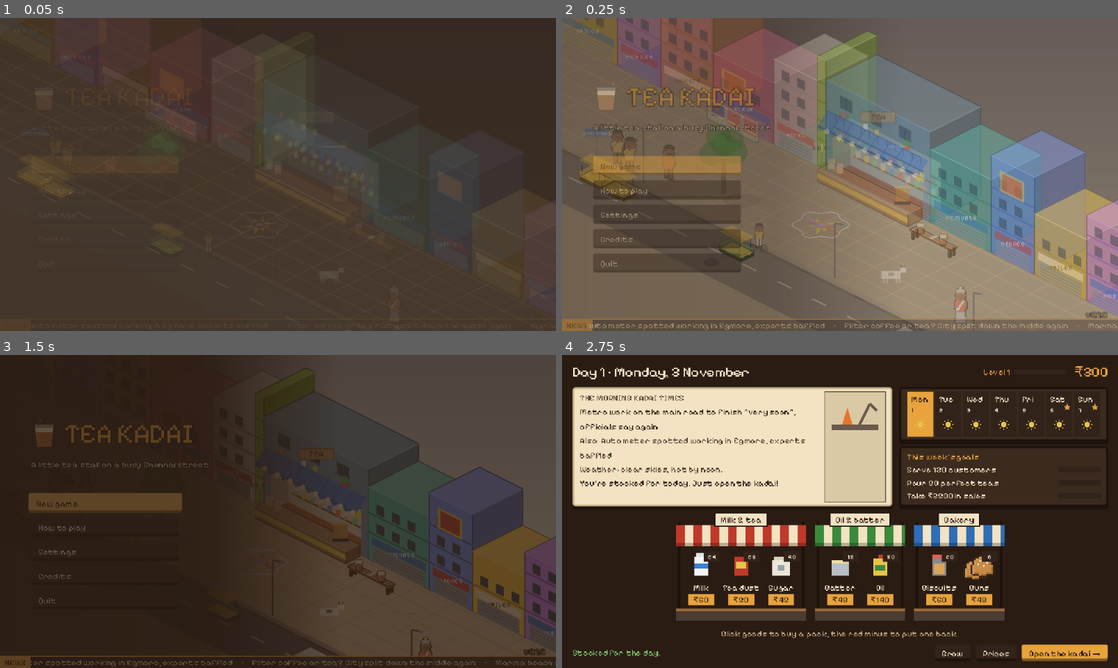
Above: before the commit, frames 1-4 (two rows, left to right).
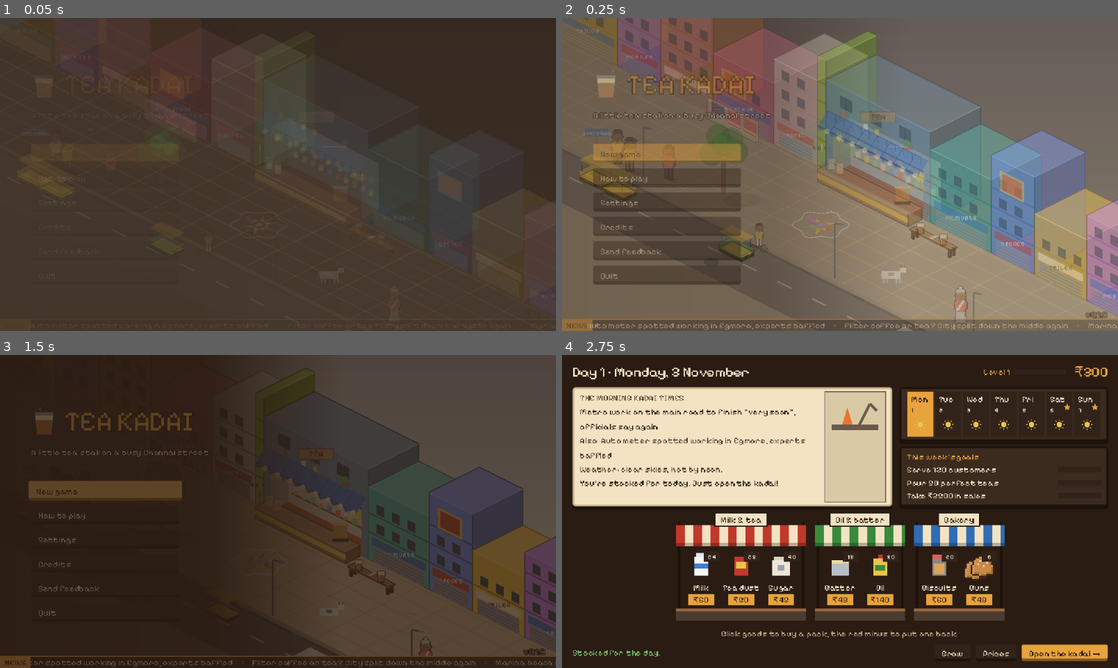
Above: after the commit, the same moments.

Repository: praveenjuge/tea-kadai
Game: Godot game, scene res://main.tscn
Same seed, same stepped clock (60 frames per second), same inputs: the game is played once before the commit and once after it.
Inputs (mouse positions are in pixels of both pictures, inside the frame that each line leads up to):
- Up to frame 1 (0.05 s): no input
- Up to frame 2 (0.25 s): no input
- Up to frame 3 (1.5 s): click (105, 586) at 0.5 s, where only the run after the commit has a clickable "Send feedback"; click "New game" at 1.25 s
- Up to frame 4 (2.75 s): click "Skip" at 2 s

The runs differ from the first frame. In frame 1, less than 0.1% of the frame differs, in the area x 6-10%, y 20-21%; in frame 2, 6.6%, in the area x 5-38%, y 18-86%; in frame 3, 3.8%; in frame 4, nothing differs.

Commit message:
Add a feedback button, itch.io uploads and a Mac App Store build

Diff:
--- a/scripts/ui/main.gd
+++ b/scripts/ui/main.gd
@@ -188,6 +188,9 @@
 			open_overlay(MenuOverlay.how_to_play())
 		"credits":
 			open_overlay(MenuOverlay.credits())
+		"feedback":
+			var saved := SaveGame.load_state()
+			MenuOverlay.send_feedback(saved.day if saved != null else 0)
 		"quit":
 			_quit()
 
--- a/scripts/ui/menu_overlay.gd
+++ b/scripts/ui/menu_overlay.gd
@@ -160,6 +160,15 @@
 	return overlay
 
 
+## Opens a new GitHub issue in the browser, filled in with the game version,
+## the platform and the day. Nothing personal goes in it.
+static func send_feedback(day: int) -> void:
+	var updater: Node = Engine.get_main_loop().root.get_node_or_null("/root/Updater")
+	var version: String = updater.running_version() if updater != null else str(ProjectSettings.get_setting("application/config/version"))
+	var body := "**What happened, or what would you like?**\n\n\n\n---\nTea Kadai v%s · %s · day %d" % [version, OS.get_name(), day]
+	OS.shell_open("https://github.com/praveenjuge/tea-kadai/issues/new?title=%s&body=%s" % ["Feedback".uri_encode(), body.uri_encode()])
+
+
 static func credits() -> MenuOverlay:
 	var overlay := MenuOverlay.new("Credits")
 	for line in [
@@ -226,7 +235,7 @@
 	var note := Style.label("", Style.GOOD)
 	overlay.add(note)
 	overlay.add_buttons([
-		Style.button("Save card to Desktop", func() -> void:
+		Style.button("Save card to " + ShareCard.folder_name(), func() -> void:
 			var path := await ShareCard.save_png(host, data, "Tea Kadai - Week %d.png" % week)
 			note.text = "Saved: " + path.get_file(), true),
 		Style.button("Keep going", overlay.close),
--- a/scripts/ui/night_screen.gd
+++ b/scripts/ui/night_screen.gd
@@ -268,7 +268,7 @@
 
 func _save_card() -> void:
 	var path := await ShareCard.save_png(self, ShareCard.for_day(_state), "Tea Kadai - Day %d.png" % _state.day)
-	_saved.text = "Saved to Desktop: " + path.get_file()
+	_saved.text = "Saved to %s: %s" % [ShareCard.folder_name(), path.get_file()]
 
 
 func refresh() -> void:
--- a/scripts/ui/service_screen.gd
+++ b/scripts/ui/service_screen.gd
@@ -151,6 +151,7 @@
 	box.add_child(Style.button("Settings", func() -> void: menu_requested.emit("settings"), true))
 	box.add_child(Style.button("How to play", func() -> void: menu_requested.emit("help"), true))
 	box.add_child(Style.button("Tamil words", func() -> void: menu_requested.emit("glossary"), true))
+	box.add_child(Style.button("Send feedback", func() -> void: MenuOverlay.send_feedback(_state.day), true))
 	box.add_child(Style.button("Quit to title", func() -> void: menu_requested.emit("quit"), true))
 	box.add_child(Style.paragraph("Quitting replays today from the morning.", 180.0, Style.MUTED))
 	return cover
--- a/scripts/ui/share_card.gd
+++ b/scripts/ui/share_card.gd
@@ -64,9 +64,15 @@
 	return "Another day of tea on a busy Chennai street."
 
 
+## Where cards are saved: the Desktop, or Pictures in the Mac App Store
+## build, whose sandbox can't write to the Desktop.
+static func folder_name() -> String:
+	return "Pictures" if OS.has_feature("app_store") else "Desktop"
+
+
 ## Renders the card off-screen and saves it as a PNG in "folder", by default
-## the Desktop (or the game's own folder if there's no Desktop). Returns the
-## saved path.
+## the Desktop (Pictures in the App Store build, or the game's own folder if
+## neither exists). Returns the saved path.
 static func save_png(host: Node, card_data: Dictionary, file_name: String, folder: String = "") -> String:
 	var viewport := SubViewport.new()
 	viewport.size = Vector2i(CARD_SIZE) * SAVE_SCALE
@@ -81,7 +87,7 @@
 	var image := viewport.get_texture().get_image()
 	viewport.queue_free()
 	if folder == "":
-		folder = OS.get_system_dir(OS.SYSTEM_DIR_DESKTOP)
+		folder = OS.get_system_dir(OS.SYSTEM_DIR_PICTURES if OS.has_feature("app_store") else OS.SYSTEM_DIR_DESKTOP)
 	if folder == "" or not DirAccess.dir_exists_absolute(folder):
 		folder = OS.get_user_data_dir()
 	var path := folder.path_join(file_name)
--- a/scripts/ui/title_screen.gd
+++ b/scripts/ui/title_screen.gd
@@ -2,7 +2,7 @@
 extends Control
 ## The title: the kadai's street at dawn, alive behind the logo and menu.
 
-## "continue", "new", "help", "settings", "credits" or "quit".
+## "continue", "new", "help", "settings", "credits", "feedback" or "quit".
 signal chosen(choice: String)
 
 var _saved: KadaiState
@@ -74,6 +74,7 @@
 	column.add_child(_menu_button("How to play", "help", true))
 	column.add_child(_menu_button("Settings", "settings", true))
 	column.add_child(_menu_button("Credits", "credits", true))
+	column.add_child(_menu_button("Send feedback", "feedback", true))
 	column.add_child(_menu_button("Quit", "quit", true))
 
 	if _saved != null:
Not shown, changed: export_presets.cfg
Not shown, added: docs/APP_STORE.md
Not shown, added: docs/ITCH.md
Not shown, added: tools/build_app_store.sh
